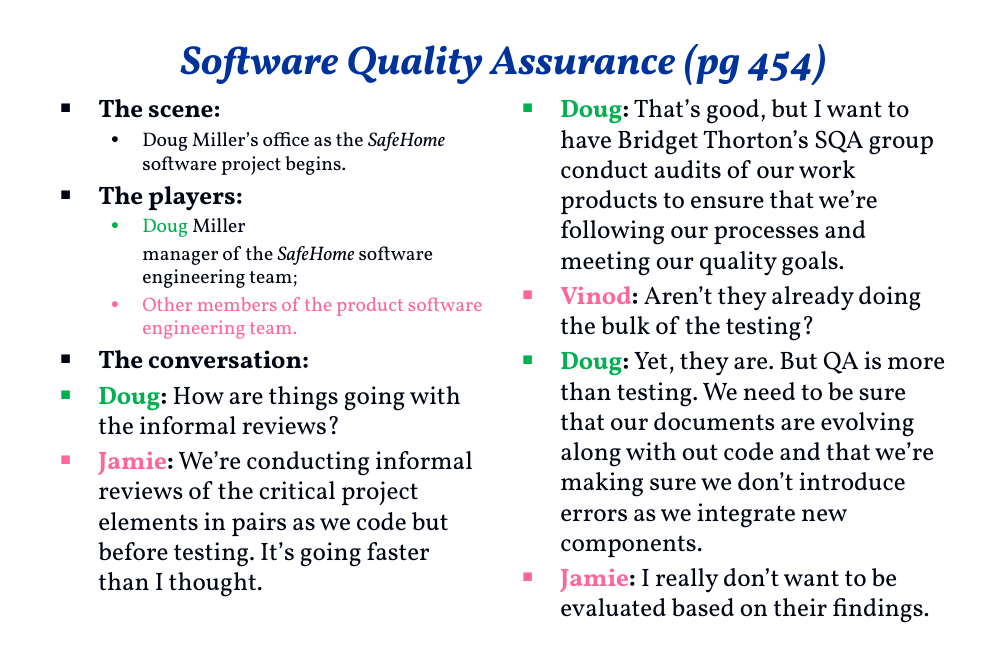
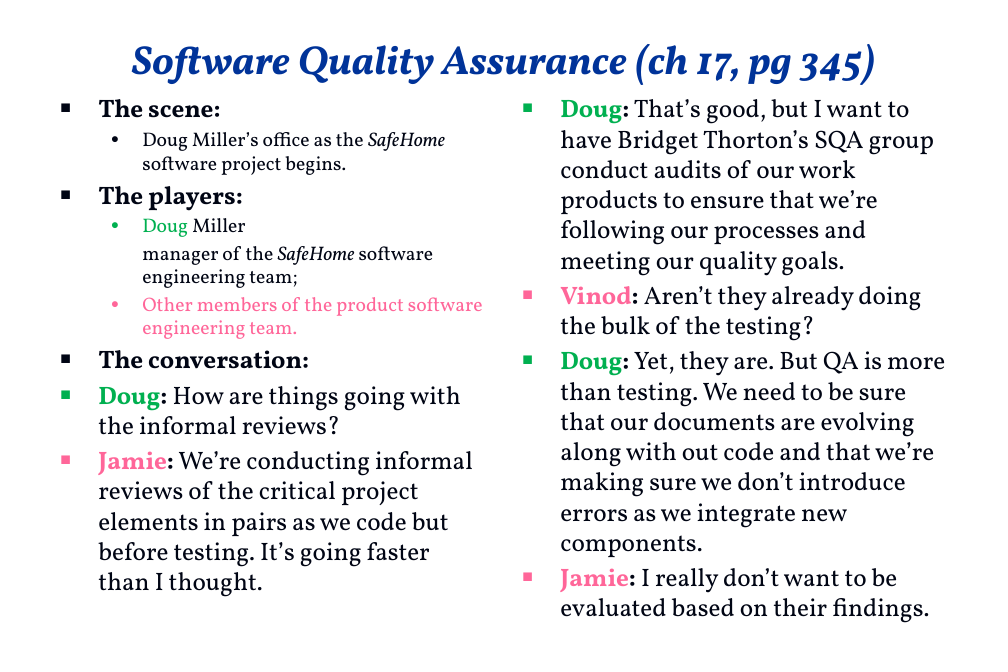
Before and after one commit to swtv-kaist/cs350-fall25, a slide deck: slide 86 of slides/safehome_dialog.pptx (slide 91 before the commit). Drawn at 1008x672 pixels with LibreOffice and Linux fonts; fonts in the diff are those of the drawing; background and template pictures are left out. Boxes give left, top, right and bottom in pixels: in the first picture for what was removed or moved away, otherwise in the second. Text is boxed around its words. In the diff, an @@ line names an element or a change of style, - is before the commit and + after.

```diff
--- a/slides/safehome_dialog.pptx
+++ b/slides/safehome_dialog.pptx
@@ title at bbox=[132, 44, 875, 85]: text changed @@
-Software Quality Assurance (pg 454)
+Software Quality Assurance (ch 17, pg 345)
```
Also in this commit, not shown: 63 other slides changed, 2 slides added, 1 other file.
